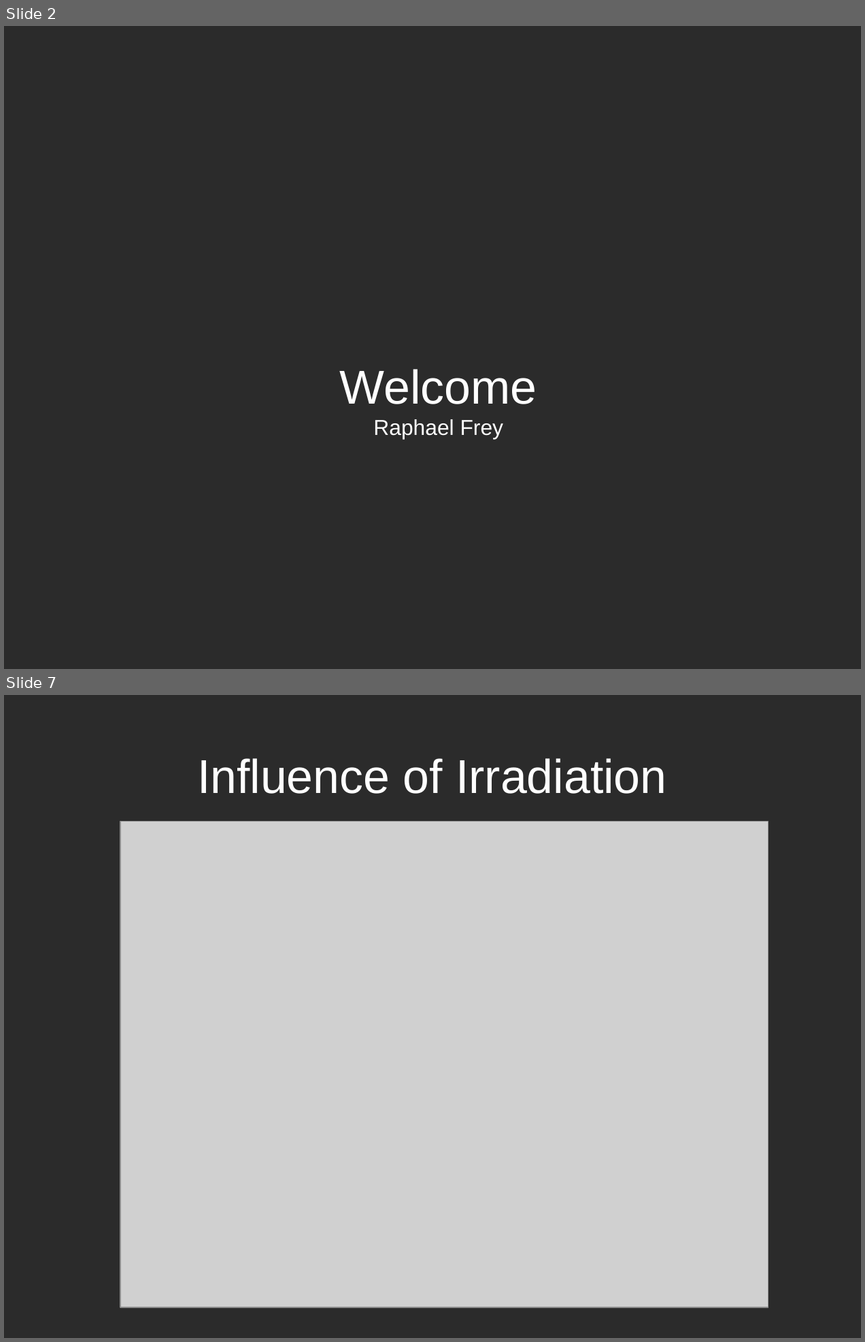
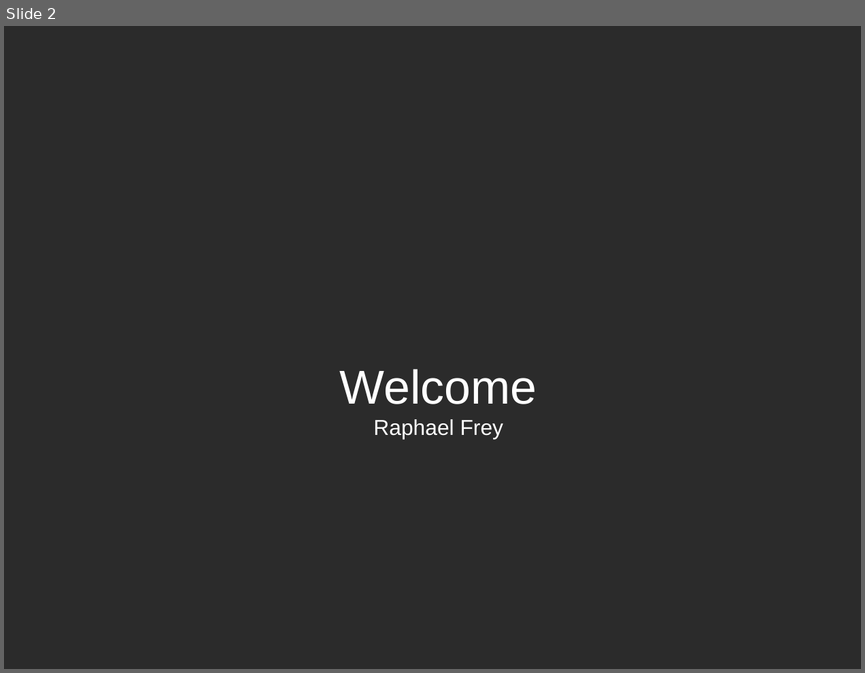
Before and after one commit to TheComet/bat6, a slide deck: doc/presentation/libreoffice/presentation.odp. Shown one above the other, each under a label of ours: slides 2 and 7 before the commit, slide 2 after it; the slides between them are not shown. The pictures are 865x1342 and 865x673 pixels, drawn with LibreOffice and Linux fonts; fonts in the diff are those of the drawing; grey boxes stand for pictures; background and template pictures are left out; a plain dark background stands for a picture behind light text. Boxes give left, top, right and bottom in pixels: in the first picture for what was removed or moved away, otherwise in the second. Text is boxed around its words. In the diff, an @@ line names an element or a change of style, - is before the commit and + after.

```diff
--- a/doc/presentation/libreoffice/presentation.odp
+++ b/doc/presentation/libreoffice/presentation.odp
@@ slide 7 removed at <box>4,695,861,1338</box>, background picture (left out) @@
@@ title removed at <box>197,758,666,794</box> @@
-Influence of Irradiation
@@ picture removed at <box>121,821,768,1308</box> @@
```
Also in this commit, not shown: 3 slides changed, 5 slides added, 10 other slides removed.
